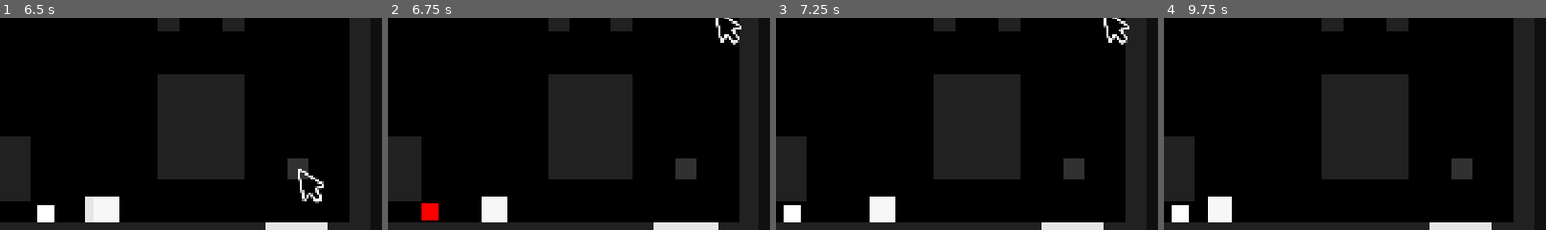
Above: before the commit, frames 1-4 (left to right).
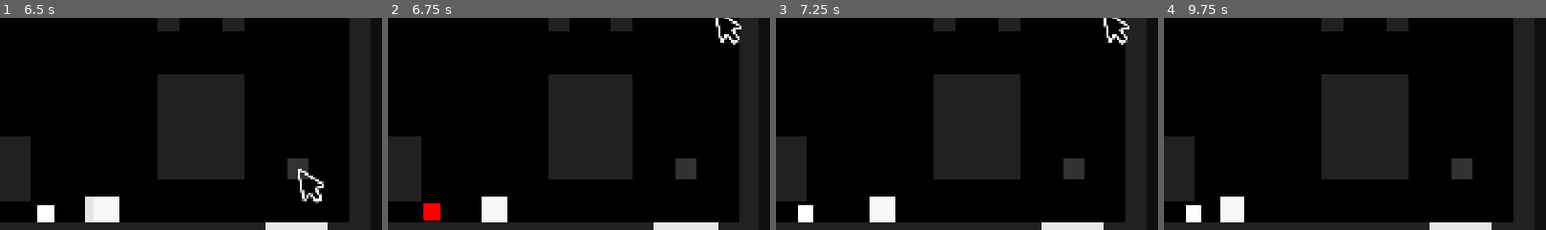
Above: after the commit, the same moments.

Repository: stevencasteel/Box-Battle
Game: Godot game, scene res://src/scenes/main/main.tscn
The game is run twice, just before and just after one commit, with the same random seed, the same clock (stepped at 60 frames per second) and the same inputs. The engine's default icon, where the game draws it, is replaced by a stand-in: a white triangle on a blue panel in a dark square.
Inputs (mouse positions are % of the whole screen's width and height, from its top left):
- Up to frame 1 (6.5 s): tap Enter (ui_accept) at 0.5, 1.25, 3.77 s; drag from (50, 36) to (60, 28) at 0.52 s; drag from (30, 55) to (45, 70) at 1.27 s; move the mouse to (60, 28) at 2.02 s; hold Right (ui_right) 2.03-2.75 s; tap Ctrl at 2.1 s; drag from (45, 70) to (53, 93) at 2.77 s; move the mouse to (80, 65) at 3.52 s; hold Left (ui_left) 3.53-4.25 s; tap Alt at 3.6 s; drag from (20, 35) to (35, 93) at 4.27 s; move the mouse to (55, 50) at 5.02 s; hold Down (ui_down) 5.03-5.75 s; hold Shift 5.03-5.75 s; click (55, 50) at 5.17 s; drag from (35, 25) to (68, 82) at 5.77 s
- Up to frame 2 (6.75 s): move the mouse to (72, 45) at 6.52 s; hold Up (ui_up) from 6.53 s (still down); tap Ctrl at 6.6 s
- Up to frame 3 (7.25 s): keep holding Up (ui_up); tap Enter (ui_accept) at 6.77 s
- Up to frame 4 (9.75 s): release Up (ui_up) at 7.25 s; drag from (30, 55) to (45, 70) at 7.27 s; tap Enter (ui_accept) at 8 s; move the mouse to (60, 28) at 8.02 s; hold Down (ui_down) 8.03-8.75 s; tap Alt at 8.1 s; drag from (45, 70) to (20, 35) at 8.77 s; move the mouse to (80, 65) at 9.52 s; hold Up (ui_up) from 9.53 s (still down); hold Shift from 9.53 s (still down); click (80, 65) at 9.67 s
The pictures show only the part of the screen within x 29-79%, y 47-97%; the shares and areas given below are measured in that part.

Frame 1 is identical in both runs. In frame 2, less than 0.1% of the frame differs, in the area x 8-14%, y 87-96%; in frame 3, 0.6%; in frame 4, 1.4%, in the area x 2-21%, y 84-97%.

Commit message:
refactor(player): Standardize jump logic and unify knockback values
This commit completes a critical refactor of the player's jump mechanic and resolves a knockback inconsistency to improve architectural integrity and gameplay feel.

The jump initiation logic was previously handled in the generic `PlayerAbilityComponent`, leading to several state-related bugs, including an infinite air jump exploit and the inability to air jump while ascending. To resolve this, the responsibility for handling jump input has been moved directly into the states themselves, making the behavior context-aware and robust.

- **StateMove:** Now exclusively handles ground jump and drop-through platform requests.
- **StateFall:** Handles coyote time jumps and initiates air jumps by transitioning back to the `StateJump` state.
- **StateJump:** Manages the upward jump impulse and now correctly handles a secondary air jump input during ascent, providing a consistent double-jump capability.

Additionally, a gameplay bug was identified where knockback from enemy damage was significantly stronger than from environmental hazards. This was traced to a configuration drift in `CombatConfig.tres`. The `player_knockback_speed` has been aligned with `player_hazard_knockback_speed` to ensure all damage sources produce a uniform and predictable physical response.

Diff:
--- a/src/data/combat_config.tres
+++ b/src/data/combat_config.tres
@@ -32,7 +32,7 @@
 player_attack_friction = 2000.0
 player_charge_time = 0.35
 player_pogo_force = 450.0
-player_knockback_speed = 700.0
+player_knockback_speed = 400.0
 player_knockback_duration = 0.1
 player_hazard_knockback_speed = 400.0
 player_close_range_threshold = 75.0
--- a/src/entities/player/components/player_ability_component.gd
+++ b/src/entities/player/components/player_ability_component.gd
@@ -35,23 +35,6 @@
 	if not current_state_key in Player.ACTION_ALLOWED_STATES:
 		return
 
-	# --- Jump & Drop-Through Logic ---
-	if input_component.buffer.get("jump_just_pressed"):
-		# THE FIX: Check for drop-through *before* jumping.
-		var is_trying_drop = owner_node.is_on_floor() and input_component.buffer.get("down")
-		if is_trying_drop:
-			var floor_col = owner_node.get_last_slide_collision()
-			if floor_col:
-				var floor_collider = floor_col.get_collider()
-				if is_instance_valid(floor_collider) and floor_collider.is_in_group(Identifiers.Groups.ONEWAY_PLATFORMS):
-					owner_node.position.y += 2 # Nudge the player down to clear the platform
-					state_machine.change_state(Player.State.FALL)
-					return # Do not proceed to the jump logic
-
-		# If not dropping through, then it's a regular jump.
-		state_machine.change_state(Player.State.JUMP)
-		return
-
 	# --- Attack / Charge Shot Logic ---
 	if input_component.buffer.get("attack_just_pressed") and p_data.attack_cooldown_timer <= 0:
 		p_data.is_charging = true
--- a/src/entities/player/states/state_fall.gd
+++ b/src/entities/player/states/state_fall.gd
@@ -18,7 +18,8 @@
 		elif state_data.coyote_timer > 0:
 			state_machine.change_state(owner.State.JUMP)
 		elif state_data.air_jumps_left > 0:
-			_perform_air_jump()
+			state_data.air_jumps_left -= 1
+			state_machine.change_state(owner.State.JUMP)
 
 func _apply_gravity(delta: float) -> void:
 	var gravity_multiplier = 1.0
@@ -40,6 +41,7 @@
 	state_machine.change_state(owner.State.JUMP, {"is_air_jump": true})
 
 func _perform_wall_jump() -> void:
+	owner.velocity.y = -state_data.config.player_wall_jump_force_y
 	owner.velocity.x = state_data.last_wall_normal.x * state_data.config.player_wall_jump_force_x
 	state_data.coyote_timer = 0
 	state_data.wall_coyote_timer = 0
--- a/src/entities/player/states/state_jump.gd
+++ b/src/entities/player/states/state_jump.gd
@@ -12,6 +12,13 @@
 
 func process_physics(delta: float) -> void:
 	owner.physics_component.apply_horizontal_movement()
+
+	# --- Air Jump Logic ---
+	# Allow spending an air jump while ascending.
+	if owner.input_component.buffer.get("jump_just_pressed"):
+		if state_data.air_jumps_left > 0:
+			_perform_air_jump()
+			# No return here; we still need to apply gravity and other checks.
 
 	if owner.input_component.buffer.get("jump_released") and owner.velocity.y < 0:
 		owner.velocity.y *= state_data.config.player_jump_release_dampener
@@ -37,3 +44,8 @@
 
 	if can_wall_slide:
 		state_machine.change_state(owner.State.WALL_SLIDE)
+
+func _perform_air_jump() -> void:
+	state_data.air_jumps_left -= 1
+	# Reset vertical velocity to perform the air jump.
+	owner.velocity.y = -state_data.config.player_jump_force
--- a/src/entities/player/states/state_move.gd
+++ b/src/entities/player/states/state_move.gd
@@ -12,6 +12,22 @@
 	owner.physics_component.apply_gravity(delta)
 	owner.physics_component.apply_horizontal_movement()
 
+	if owner.input_component.buffer.get("jump_just_pressed"):
+		# Check for drop-through platform
+		var is_trying_drop = owner.input_component.buffer.get("down", false)
+		if is_trying_drop:
+			var floor_col = owner.get_last_slide_collision()
+			if floor_col:
+				var floor_collider = floor_col.get_collider()
+				if is_instance_valid(floor_collider) and floor_collider.is_in_group(Identifiers.Groups.ONEWAY_PLATFORMS):
+					owner.position.y += 2
+					state_machine.change_state(owner.State.FALL)
+					return
+
+		# If not dropping, then it's a ground jump
+		state_machine.change_state(owner.State.JUMP)
+		return
+
 	if not owner.is_on_floor():
 		state_machine.change_state(owner.State.FALL)
 		return
Not shown, changed: docs/CHANGELOG.txt
Not shown, changed: docs/all_godot_source_code.txt
